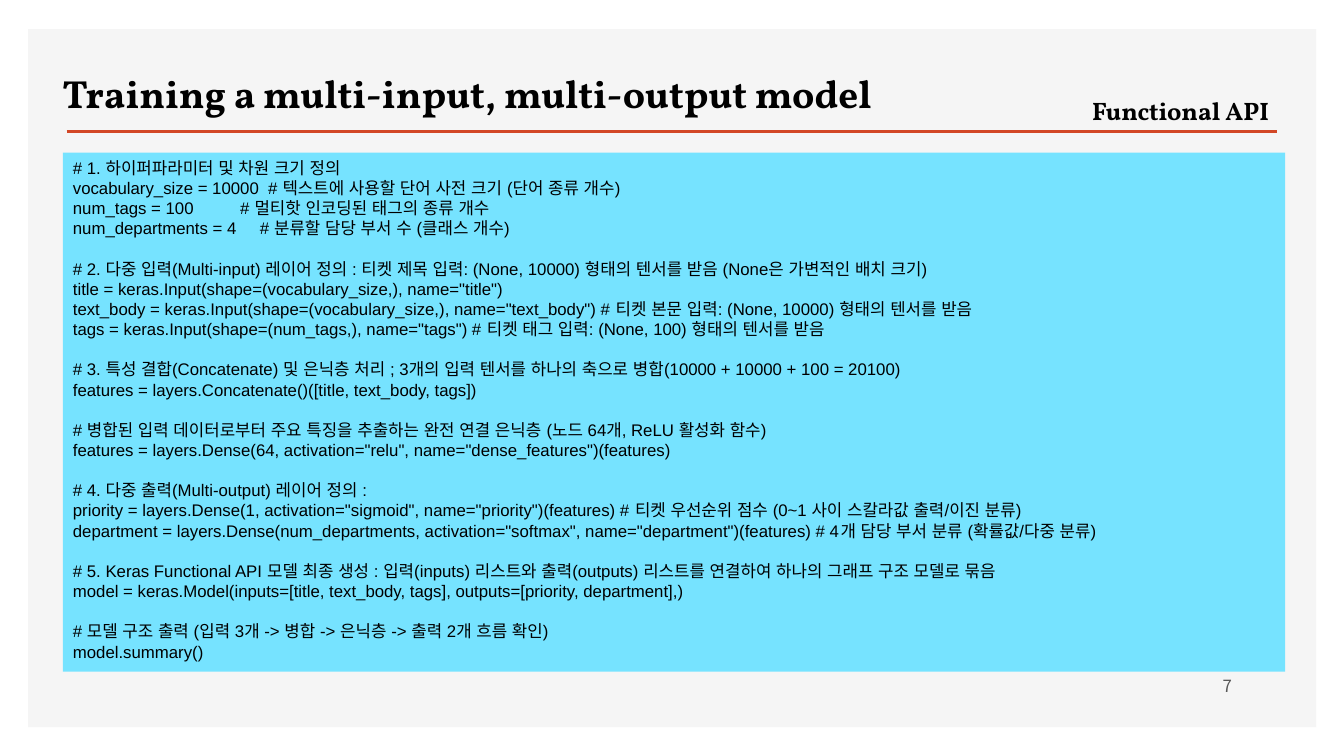
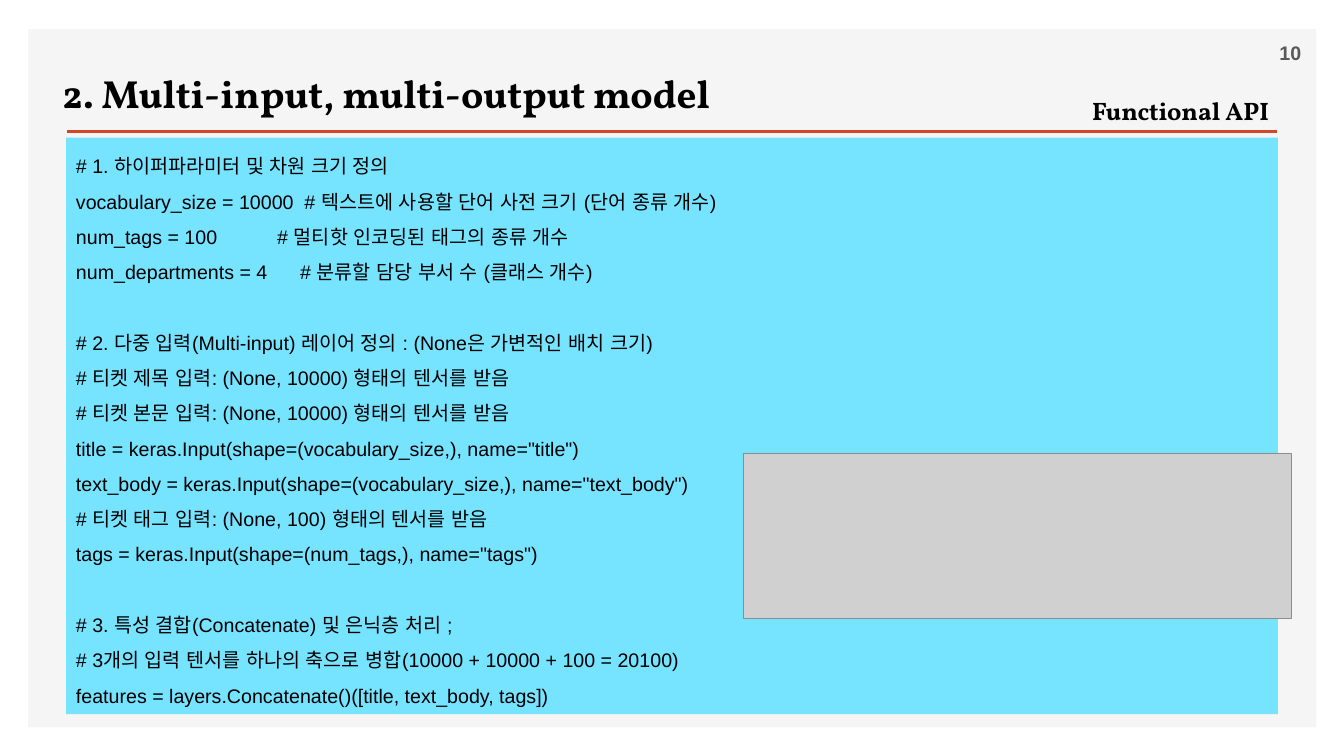
Before and after one commit to ancestor9/2026_Fall_Deep-Learning-with-Python, a slide deck: slide 10 of Chapter 07 A deep dive on Keras.pptx (slide 7 before the commit). Drawn at 1344x756 pixels with LibreOffice and Linux fonts; fonts in the diff are those of the drawing; grey boxes stand for pictures; background and template pictures are left out. Boxes give left, top, right and bottom in pixels: in the first picture for what was removed or moved away, otherwise in the second. Text is boxed around its words. In the diff, an @@ line names an element or a change of style, - is before the commit and + after.

```diff
--- a/Chapter 07 A deep dive on Keras.pptx
+++ b/Chapter 07 A deep dive on Keras.pptx
@@ page number added at (x1=1279, y1=46, x2=1301, y2=60), 14 pt, text #595959, bold @@
+10
@@ text at (x1=62, y1=80, x2=710, y2=118): text changed @@
-Training a multi-input, multi-output model
+2. Multi-input, multi-output model
@@ rectangle "# 1. 하이퍼파라미터 및 차원 ..." resized from (x1=63, y1=152, x2=1286, y2=671) to (x1=67, y1=138, x2=1278, y2=715) @@
@@ text in rectangle at (x1=76, y1=156, x2=717, y2=707): size 12 to 14 pt in "# 1. 하이퍼파라미터 및 차원 크기 정의", "vocabulary_size = 10000 # 텍스트에 사용할 단어 ...", "num_tags = 100 # 멀티핫 인코딩된 태그의 ...", "num_departments = 4 # 분류할 담당 부서 ..." and 2 more places; line spacing 1 to 1.5 @@
@@ text in rectangle at (x1=92, y1=333, x2=653, y2=424): text changed; size 12 to 14 pt @@
-# 2. 다중 입력(Multi-input) 레이어 정의 : 티켓 제목 입력: (None, 10000) 형태의 텐서를 받음 (None은 가변적인 배치 크기)
+# 2. 다중 입력(Multi-input) 레이어 정의 : (None은 가변적인 배치 크기)
+# 티켓 제목 입력: (None, 10000) 형태의 텐서를 받음
+# 티켓 본문 입력: (None, 10000) 형태의 텐서를 받음
@@ text in rectangle at (x1=73, y1=422, x2=1097, y2=662): paragraphs removed @@
-# 병합된 입력 데이터로부터 주요 특징을 추출하는 완전 연결 은닉층 (노드 64개, ReLU 활성화 함수)
-features = layers.Dense(64, activation="relu", name="dense_features")(features)
-# 4. 다중 출력(Multi-output) 레이어 정의 :
-priority = layers.Dense(1, activation="sigmoid", name="priority")(features) # 티켓 우선순위 점수 (0~1 사이 스칼라값 출력/이진 분류)
-department = layers.Dense(num_departments, activation="softmax", name="department")(features) # 4개 담당 부서 분류 (확률값/다중 분류)
-# 5. Keras Functional API 모델 최종 생성 : 입력(inputs) 리스트와 출력(outputs) 리스트를 연결하여 하나의 그래프 구조 모델로 묶음
-model = keras.Model(inputs=[title, text_body, tags], outputs=[priority, department],)
-# 모델 구조 출력 (입력 3개 -> 병합 -> 은닉층 -> 출력 2개 흐름 확인)
-model.summary()
@@ text in rectangle at (x1=76, y1=476, x2=688, y2=671): text changed; size 12 to 14 pt @@
-text_body = keras.Input(shape=(vocabulary_size,), name="text_body") # 티켓 본문 입력: (None, 10000) 형태의 텐서를 받음
-tags = keras.Input(shape=(num_tags,), name="tags") # 티켓 태그 입력: (None, 100) 형태의 텐서를 받음
-# 3. 특성 결합(Concatenate) 및 은닉층 처리 ; 3개의 입력 텐서를 하나의 축으로 병합(10000 + 10000 + 100 = 20100)
+text_body = keras.Input(shape=(vocabulary_size,), name="text_body")
+# 티켓 태그 입력: (None, 100) 형태의 텐서를 받음
+tags = keras.Input(shape=(num_tags,), name="tags")
+# 3. 특성 결합(Concatenate) 및 은닉층 처리 ;
+# 3개의 입력 텐서를 하나의 축으로 병합(10000 + 10000 + 100 = 20100)
@@ picture added at (x1=744, y1=454, x2=1292, y2=618) @@
@@ page number removed at (x1=1223, y1=679, x2=1232, y2=692) @@
-7
```
Also in this commit, not shown: 8 other slides changed, 5 slides added.
